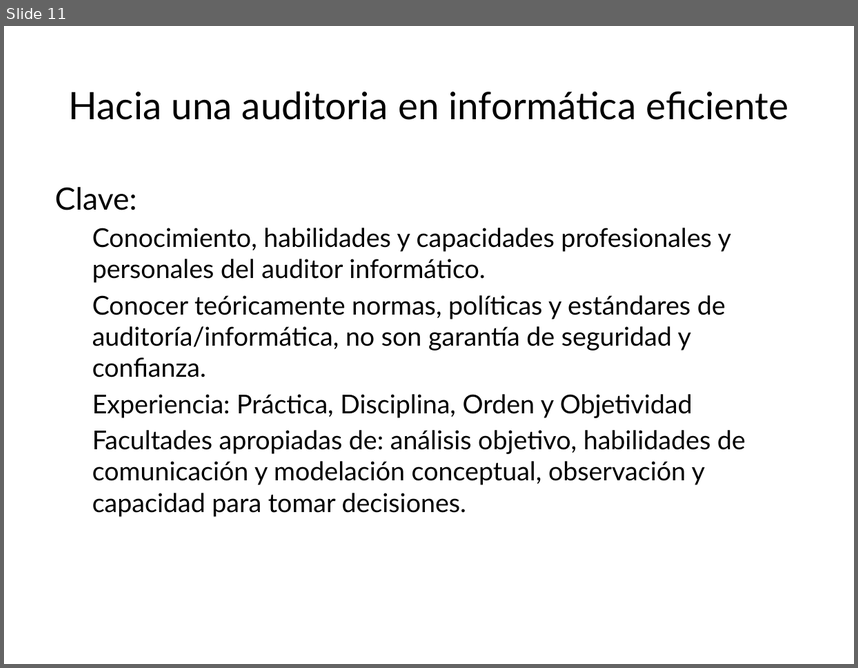
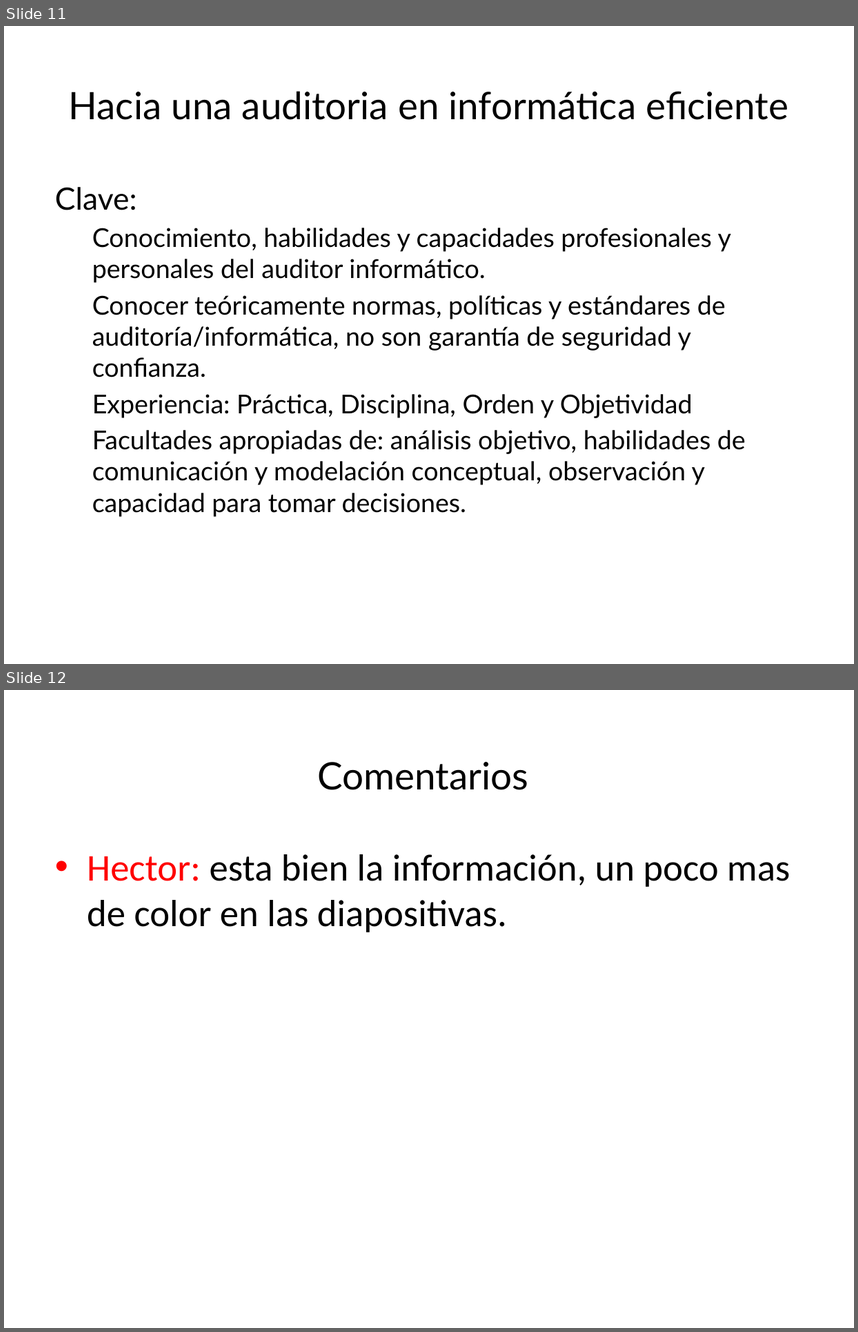
Before and after one commit to lc850/auditoria, a slide deck: unidad III (organizacion).pptx. Shown one above the other, each under a label of ours: slide 11 before the commit, slides 11 and 12 after it. The pictures are 858x668 and 858x1332 pixels, drawn with LibreOffice and Linux fonts; fonts in the diff are those of the drawing. Boxes give left, top, right and bottom in pixels: in the first picture for what was removed or moved away, otherwise in the second. Text is boxed around its words. In the diff, an @@ line names an element or a change of style, - is before the commit and + after.

Commit message:
hector

```diff
--- a/unidad III (organizacion).pptx
+++ b/unidad III (organizacion).pptx
@@ slide 12 added at [4, 690, 854, 1328], background #FFFFFF @@
@@ title added at [317, 762, 528, 790], 32 pt, text #000000 @@
+Comentarios
@@ text added at [87, 854, 790, 932], 32 pt, text #000000 @@
+• Hector: esta bien la información, un poco mas de color en las diapositivas.
```
Also in this commit, not shown: 1 slide removed.
